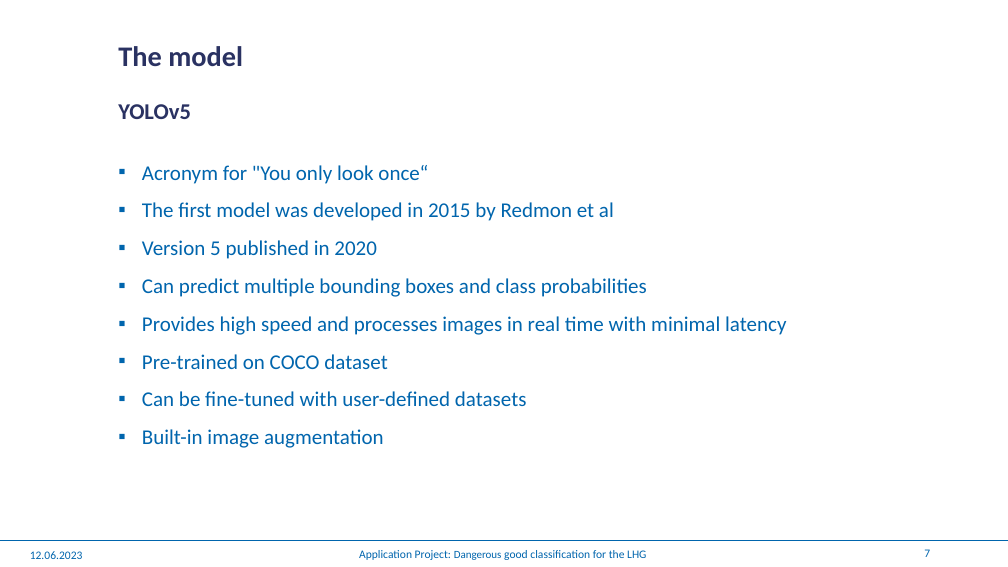
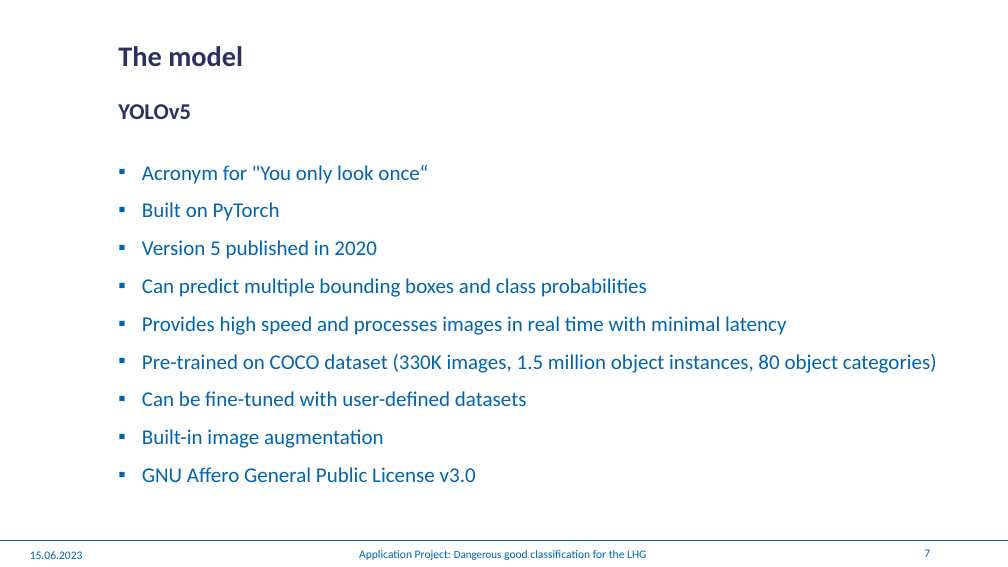
Before and after one commit to winterForestStump/application_project, a slide deck: slide 7 of Application Project.pptx. Drawn at 1008x567 pixels with LibreOffice and Linux fonts; fonts in the diff are those of the drawing; background and template pictures are left out. Boxes give left, top, right and bottom in pixels: in the first picture for what was removed or moved away, otherwise in the second. Text is boxed around its words. In the diff, an @@ line names an element or a change of style, - is before the commit and + after.

```diff
--- a/Application Project.pptx
+++ b/Application Project.pptx
@@ text at [142, 202, 280, 221]: text changed @@
-▪ The first model was developed in 2015 by Redmon et al
+▪ Built on PyTorch
@@ text at [142, 354, 937, 373]: text changed @@
-▪ Pre-trained on COCO dataset
+▪ Pre-trained on COCO dataset (330K images, 1.5 million object instances, 80 object categories)
@@ text at [142, 467, 476, 482]: paragraph added @@
+▪ GNU Affero General Public License v3.0
@@ text at [30, 551, 83, 559]: text changed @@
-12.06.2023
+15.06.2023
```
Also in this commit, not shown: 12 other slides changed, 2 slides added, 1 slide removed.
